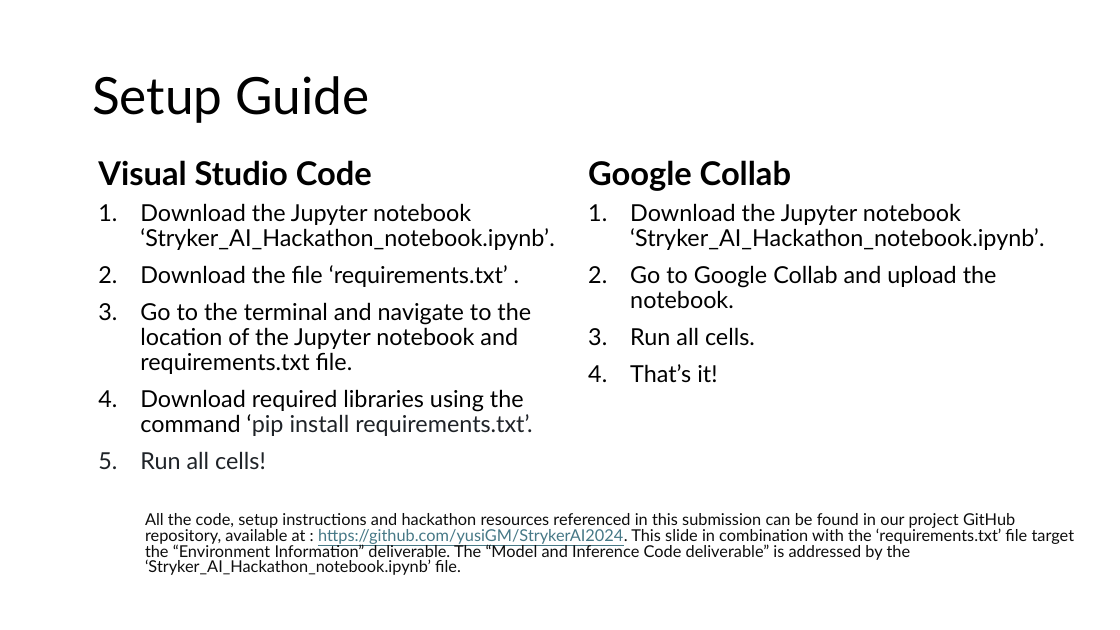
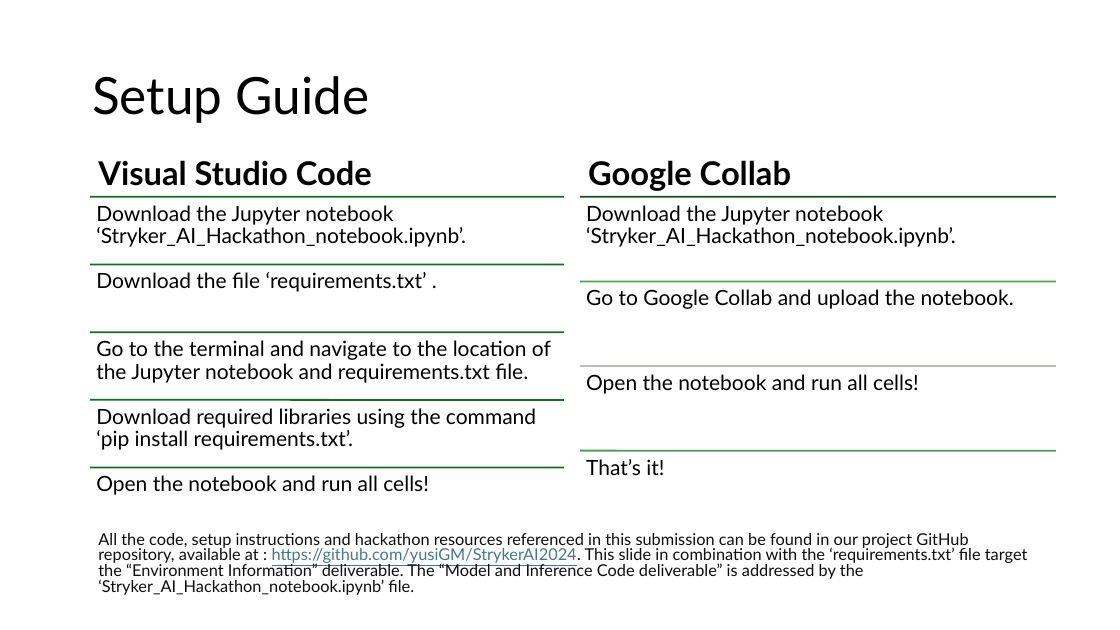
Before and after one commit to yusiGM/StrykerAI2024, a slide deck: slide 3 of SubmissionResources/StrykerSubmissionppt.pptx. Drawn at 1120x630 pixels with LibreOffice and Linux fonts; fonts in the diff are those of the drawing. Boxes give left, top, right and bottom in pixels: in the first picture for what was removed or moved away, otherwise in the second. Text is boxed around its words. In the diff, an @@ line names an element or a change of style, - is before the commit and + after.

```diff
--- a/SubmissionResources/StrykerSubmissionppt.pptx
+++ b/SubmissionResources/StrykerSubmissionppt.pptx
@@ text at box(140, 203, 554, 287): paragraphs removed @@
-1. Download the Jupyter notebook ‘Stryker_AI_Hackathon_notebook.ipynb’.
-2. Download the file ‘requirements.txt’ .
@@ text removed at box(630, 203, 1044, 383) @@
-1. Download the Jupyter notebook ‘Stryker_AI_Hackathon_notebook.ipynb’.
-2. Go to Google Collab and upload the notebook.
-3. Run all cells.
-4. That’s it!
@@ text "Go to the terminal and ...": place and size @@
-text "Go to the terminal and ..." at box(140, 203, 554, 469)
+text "Go to the terminal and ..." at box(96, 340, 551, 383)
@@ text "Go to the terminal and ..." at box(96, 340, 551, 383): size 20 to 18 pt; bullet 1. to none; less space between paragraphs @@
@@ text at box(140, 389, 532, 469): paragraphs removed @@
-4. Download required libraries using the command ‘pip install requirements.txt’.
-5. Run all cells!
@@ group added at box(90, 197, 564, 495): 5 lines, 4 texts @@
+Download the Jupyter notebook ‘Stryker_AI_Hackathon_notebook.ipynb’.
+Download the file ‘requirements.txt’ .
+Download required libraries using the command ‘pip install requirements.txt’.
+Open the notebook and run all cells!
@@ group added at box(580, 197, 1056, 475): 4 lines, 4 texts @@
+Download the Jupyter notebook ‘Stryker_AI_Hackathon_notebook.ipynb’.
+Go to Google Collab and upload the notebook.
+Open the notebook and run all cells!
+That’s it!
@@ text "All the code, setup instructions ...": place and size @@
-text "All the code, setup instructions ..." at box(145, 513, 1075, 575)
+text "All the code, setup instructions ..." at box(98, 533, 1028, 595)
```
Also in this commit, not shown: 35 other slides changed, 18 slides added, 5 slides removed.
